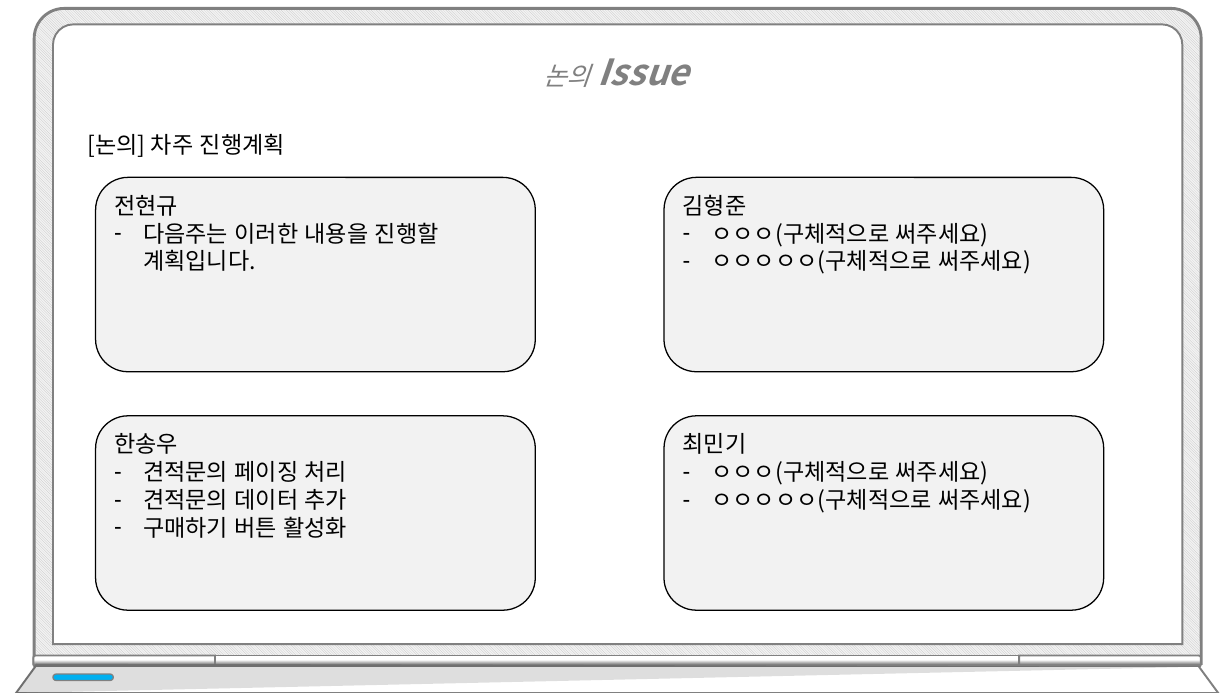
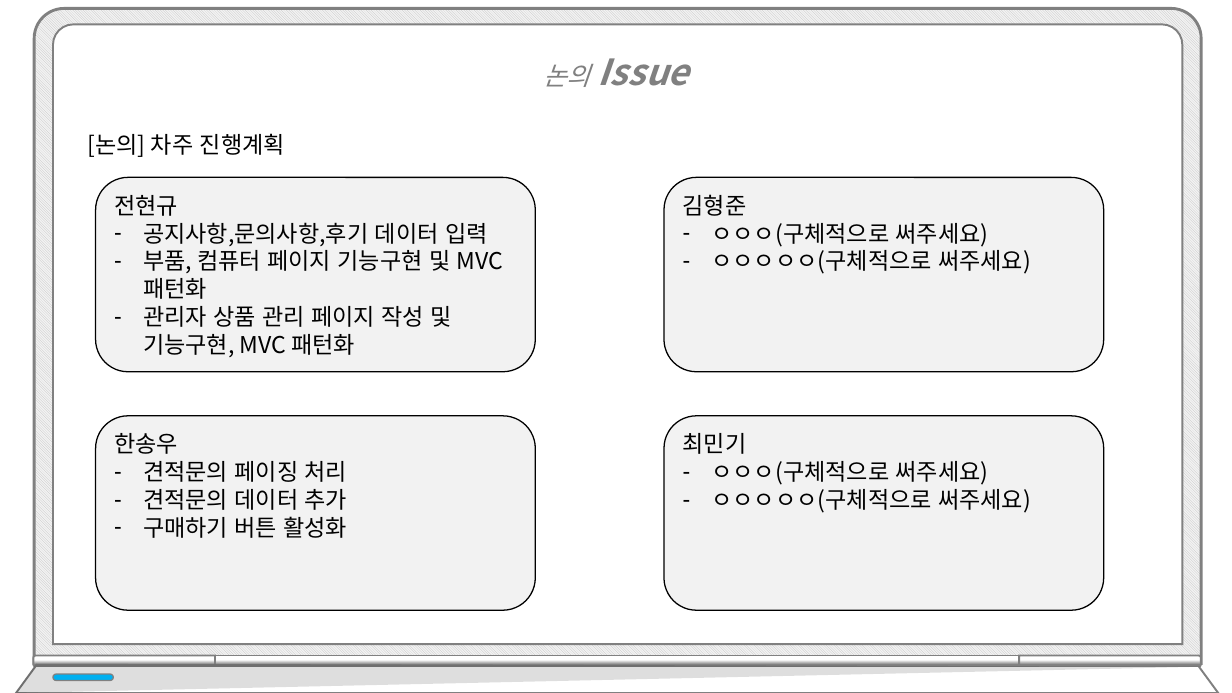
Before and after one commit to hhsw07/ezen-academy-projects, a slide deck: slide 115 of WebContent/발표/4차/프로젝트5_4차.pptx (slide 109 before the commit). Drawn at 1232x693 pixels with LibreOffice and Linux fonts; fonts in the diff are those of the drawing. Boxes give left, top, right and bottom in pixels: in the first picture for what was removed or moved away, otherwise in the second. Text is boxed around its words. In the diff, an @@ line names an element or a change of style, - is before the commit and + after.

```diff
--- a/WebContent/발표/4차/프로젝트5_4차.pptx
+++ b/WebContent/발표/4차/프로젝트5_4차.pptx
@@ text in rounded rectangle at <box>143,222,503,357</box>: text changed @@
-– 다음주는 이러한 내용을 진행할 계획입니다.
+– 공지사항,문의사항,후기 데이터 입력
+– 부품, 컴퓨터 페이지 기능구현 및 MVC 패턴화
+– 관리자 상품 관리 페이지 작성 및 기능구현, MVC 패턴화
```
Also in this commit, not shown: 6 other slides changed, 6 slides added.
